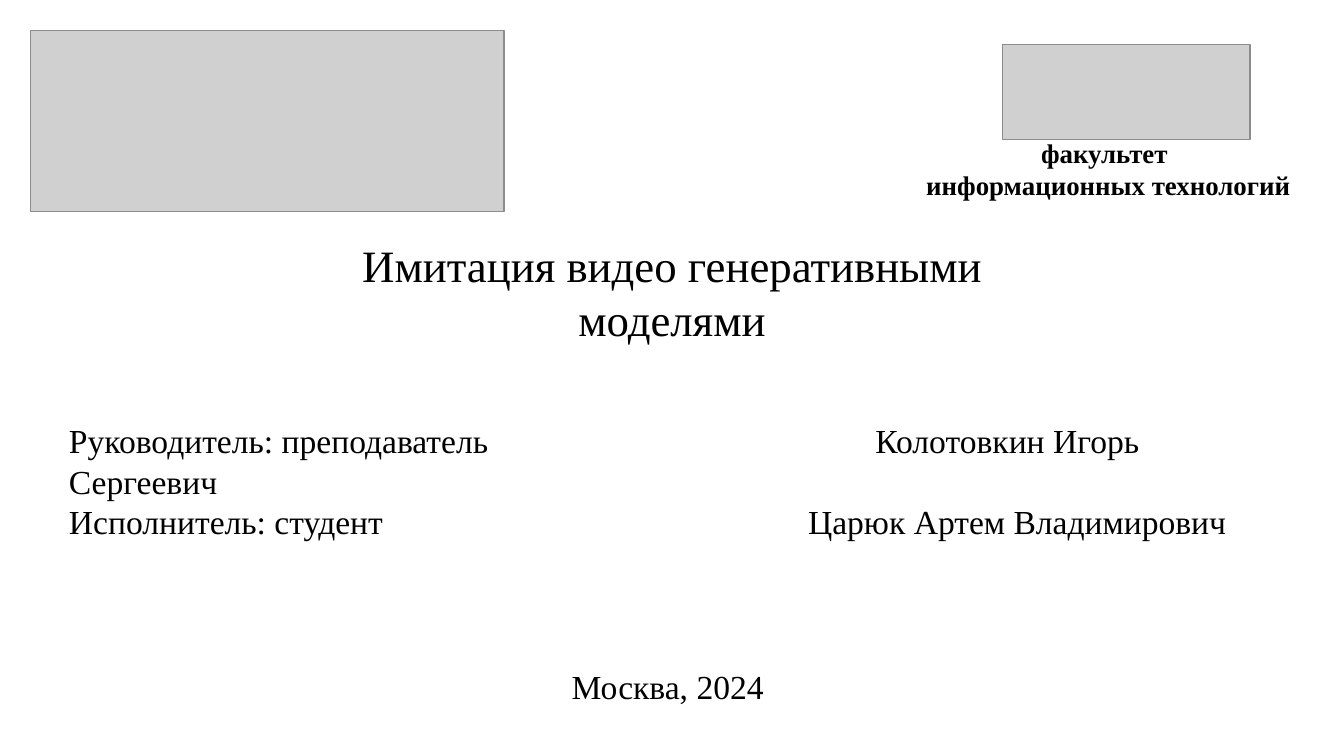
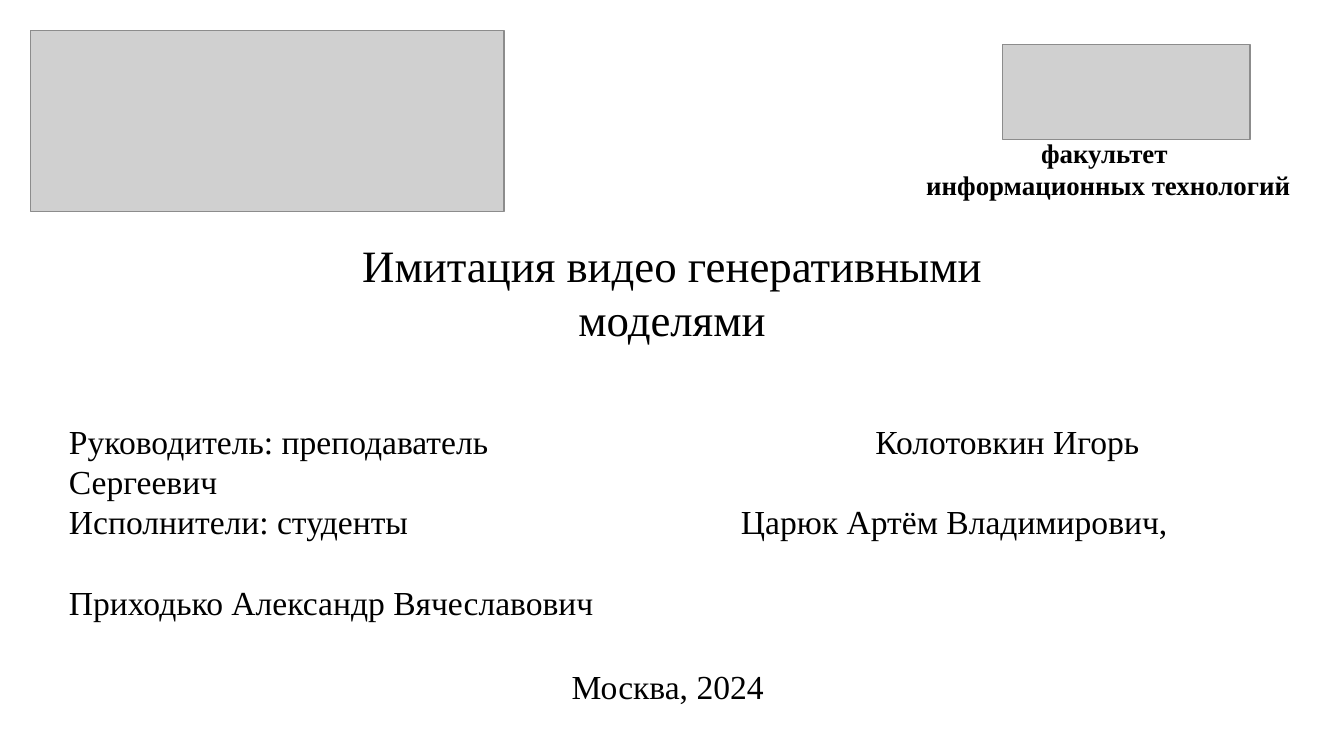
Before and after one commit to Oppelganger/.github, a slide deck: slide 1 of Имитация видео генеративными моделями.pptx. Drawn at 1344x756 pixels with LibreOffice and Linux fonts; fonts in the diff are those of the drawing; grey boxes stand for pictures. Boxes give left, top, right and bottom in pixels: in the first picture for what was removed or moved away, otherwise in the second. Text is boxed around its words. In the diff, an @@ line names an element or a change of style, - is before the commit and + after.

```diff
--- a/Имитация видео генеративными моделями.pptx
+++ b/Имитация видео генеративными моделями.pptx
@@ text at box(69, 511, 1167, 621): text changed @@
-Исполнитель: студент Царюк Артем Владимирович
+Исполнители: студенты Царюк Артём Владимирович,
+Приходько Александр Вячеславович
```
Also in this commit, not shown: 2 other slides changed, 3 slides added, 3 slides removed, 10 other files.
